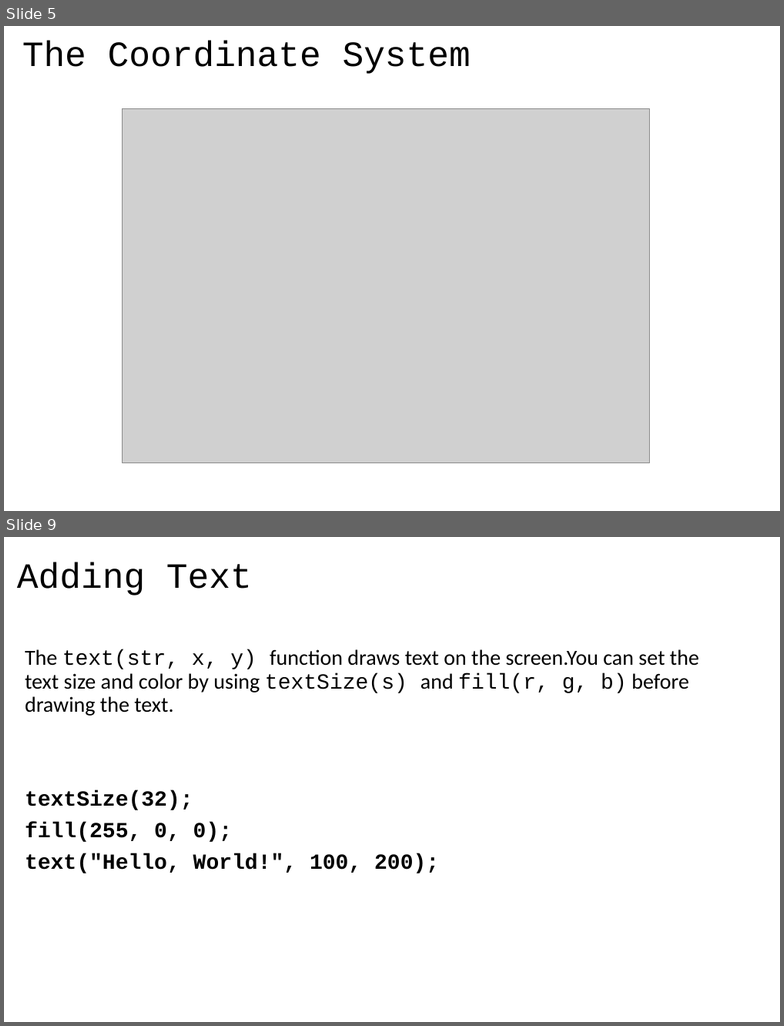
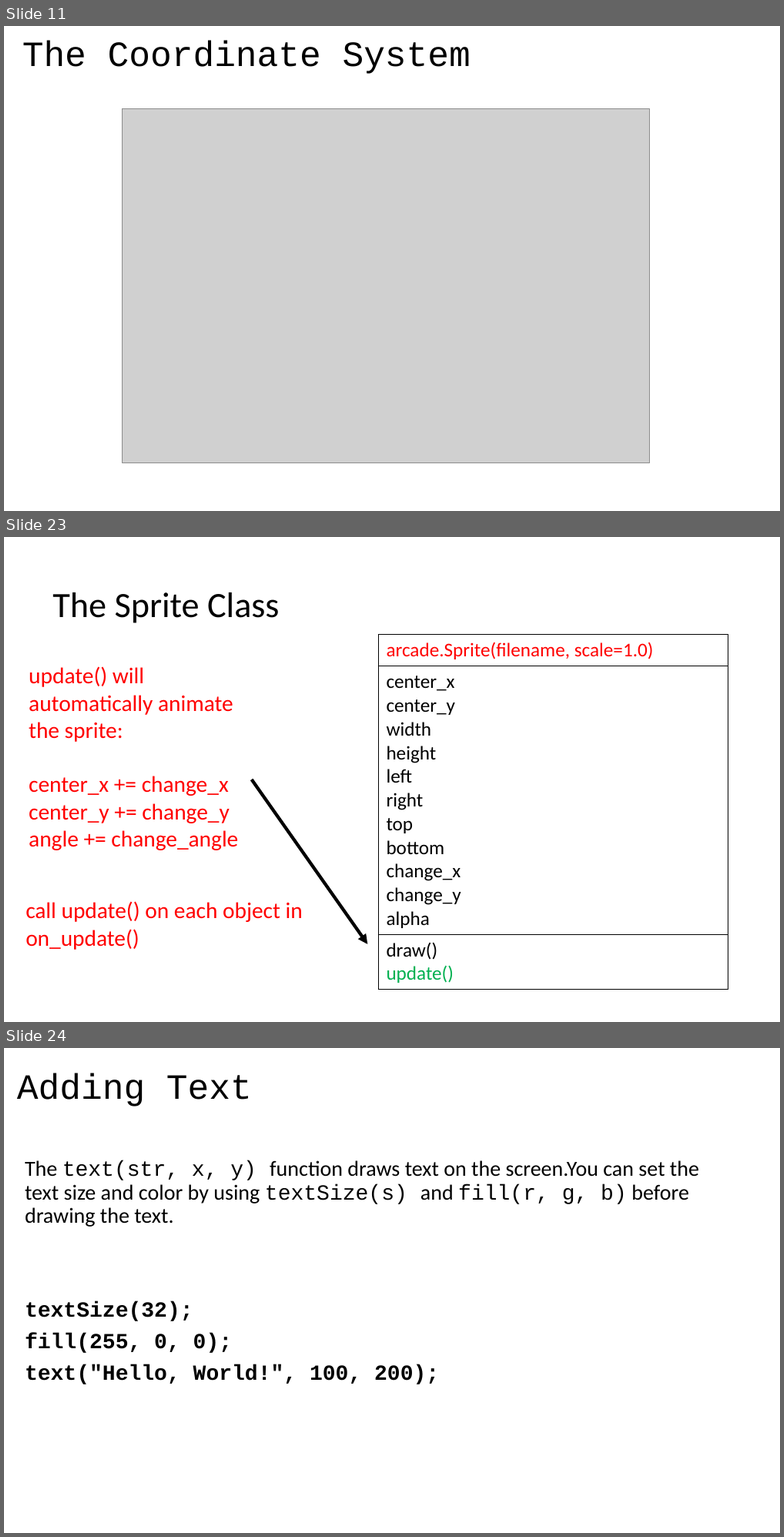
Before and after one commit to LongBaoNguyen/longbaonguyen.github.io, a slide deck: courses/apcsp/processing_arcade/processing1.pptx. Shown one above the other, each under a label of ours: slides 5 and 9 before the commit, slides 11, 23 and 24 after it; the slides between them are not shown. The pictures are 784x1026 and 784x1537 pixels, drawn with LibreOffice and Linux fonts; fonts in the diff are those of the drawing; grey boxes stand for pictures. Boxes give left, top, right and bottom in pixels: in the first picture for what was removed or moved away, otherwise in the second. Text is boxed around its words. In the diff, an @@ line names an element or a change of style, - is before the commit and + after.

```diff
--- a/courses/apcsp/processing_arcade/processing1.pptx
+++ b/courses/apcsp/processing_arcade/processing1.pptx
@@ slide 23 added at (4,537,780,1022), background #FFFFFF @@
@@ title added at (53,592,279,623), 33 pt, text #000000 @@
+The Sprite Class
@@ table added at (379,635,729,986), 3 rows, 1 columns @@
+arcade.Sprite(filename, scale=1.0)
+center_x / center_y / width / height / left / right / top / bottom / change_x / change_y / alpha
+draw() / update()
@@ text added at (29,666,238,850), 21 pt, text #FF0000 @@
+update() will automatically animate the sprite:
+center_x += change_x
+center_y += change_y
+angle += change_angle
@@ arrow added from (252, 779) to (368, 944), #000000 3 pt @@
@@ text added at (26,901,303,950), 21 pt, text #FF0000 @@
+call update() on each object in on_update()
@@ what was slide 5 is now slide 11 @@
@@ what was slide 9 is now slide 24 @@
```
Also in this commit, not shown: 5 slides changed, 12 other slides added, 20 other files.
